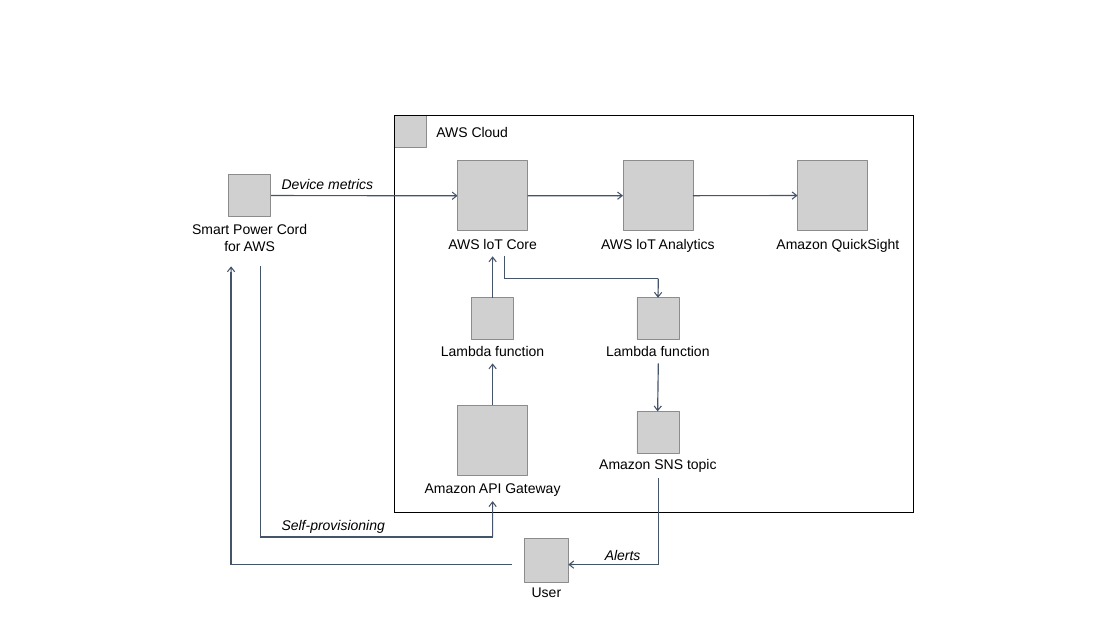
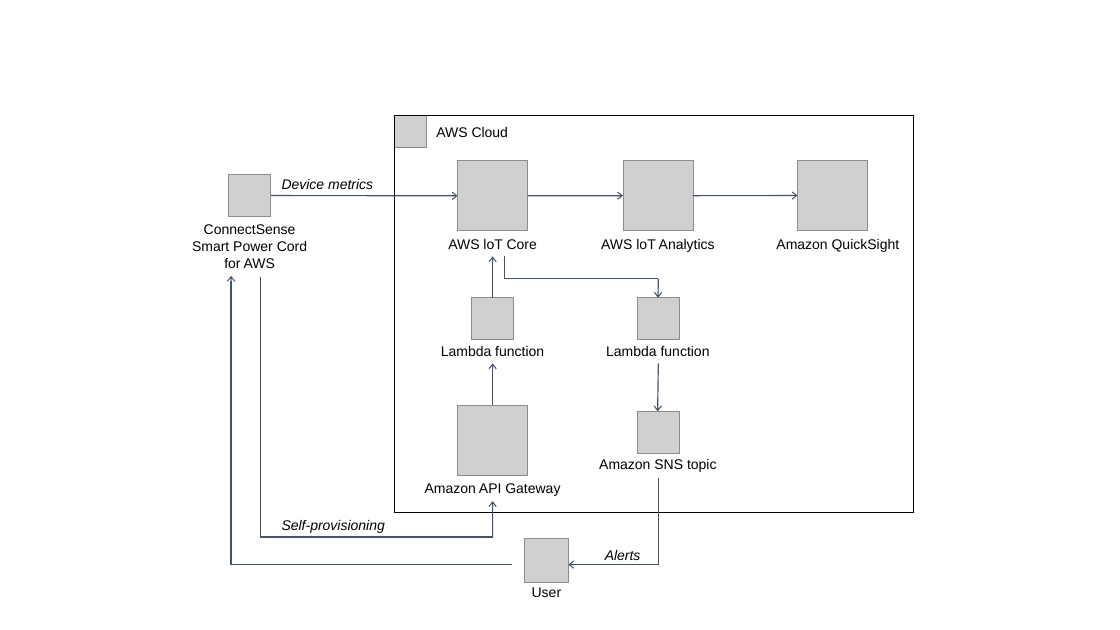
Before and after one commit to trek10inc/quickstart-grid-connect-connectsense, a slide deck: slide 1 of docs/images/connectsense-spc-architecture-diagram.pptx. Drawn at 1120x630 pixels with LibreOffice and Linux fonts; fonts in the diff are those of the drawing; grey boxes stand for pictures. Boxes give left, top, right and bottom in pixels: in the first picture for what was removed or moved away, otherwise in the second. Text is boxed around its words. In the diff, an @@ line names an element or a change of style, - is before the commit and + after.

```diff
--- a/docs/images/connectsense-spc-architecture-diagram.pptx
+++ b/docs/images/connectsense-spc-architecture-diagram.pptx
@@ text at [204, 224, 296, 234]: paragraph added @@
+ConnectSense
@@ freeform shape: place and size @@
-freeform shape at [231, 266, 512, 565]
+freeform shape at [231, 276, 512, 565]
@@ freeform shape: place and size @@
-freeform shape at [260, 266, 492, 537]
+freeform shape at [260, 276, 492, 537]
```
Also in this commit, not shown: 3 other files.
